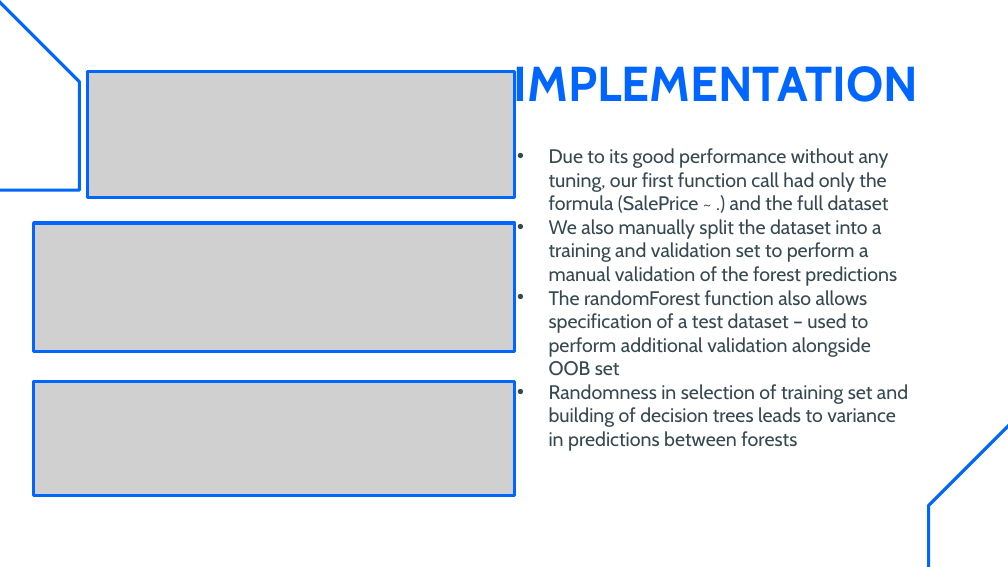
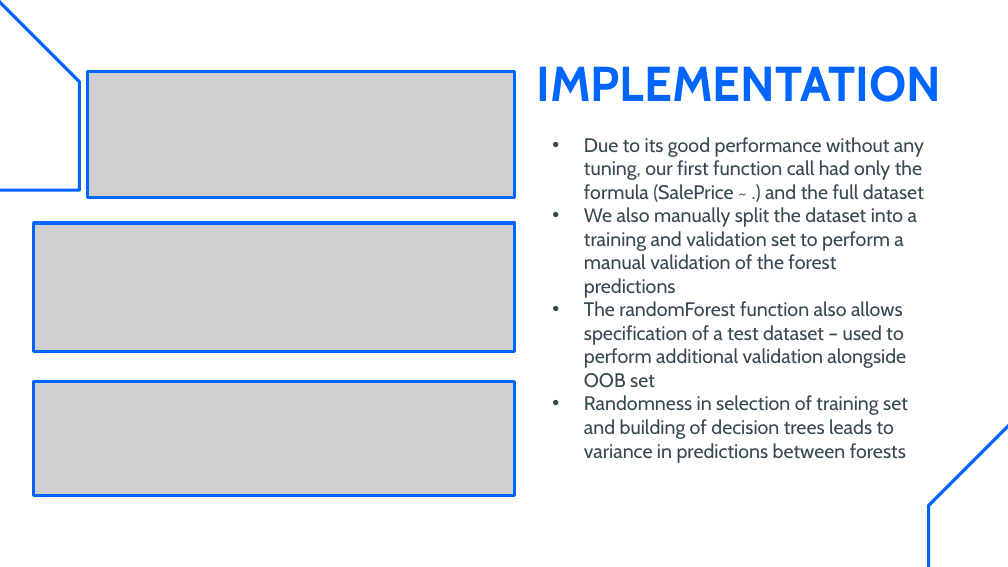
Before and after one commit to simrankota/comp4442_finalproject, a slide deck: slide 10 of Slides Final.pptx. Drawn at 1008x567 pixels with LibreOffice and Linux fonts; fonts in the diff are those of the drawing; grey boxes stand for pictures. Boxes give left, top, right and bottom in pixels: in the first picture for what was removed or moved away, otherwise in the second. Text is boxed around its words. In the diff, an @@ line names an element or a change of style, - is before the commit and + after.

```diff
--- a/Slides Final.pptx
+++ b/Slides Final.pptx
@@ title "IMPLEMENTATION" rewrapped from (x1=514, y1=66, x2=918, y2=112) to (x1=537, y1=66, x2=941, y2=102) @@
@@ subtitle "Due to its good performance ..." rewrapped from (x1=549, y1=148, x2=908, y2=451) to (x1=584, y1=137, x2=924, y2=463) @@
```
Also in this commit, not shown: 2 other slides changed.
